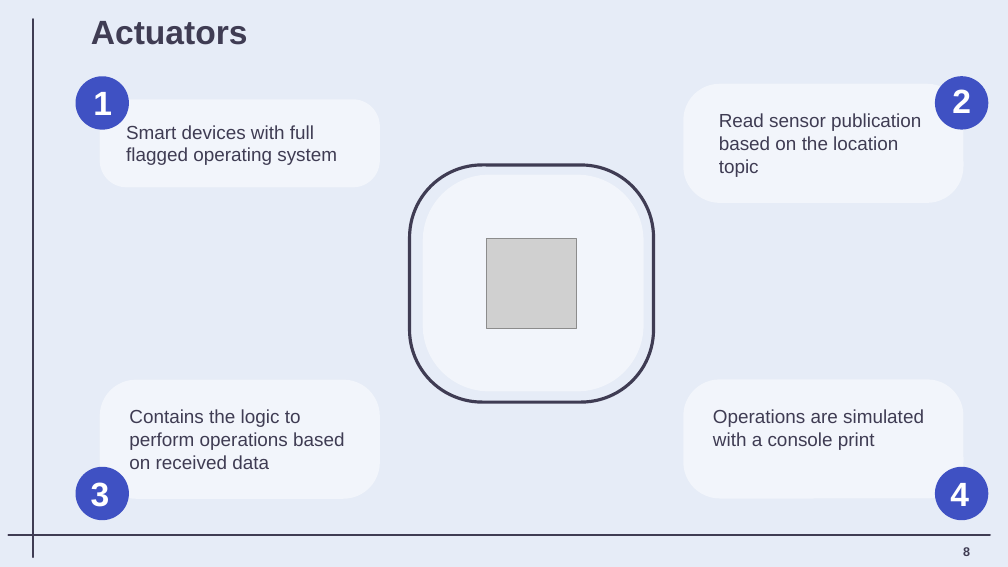
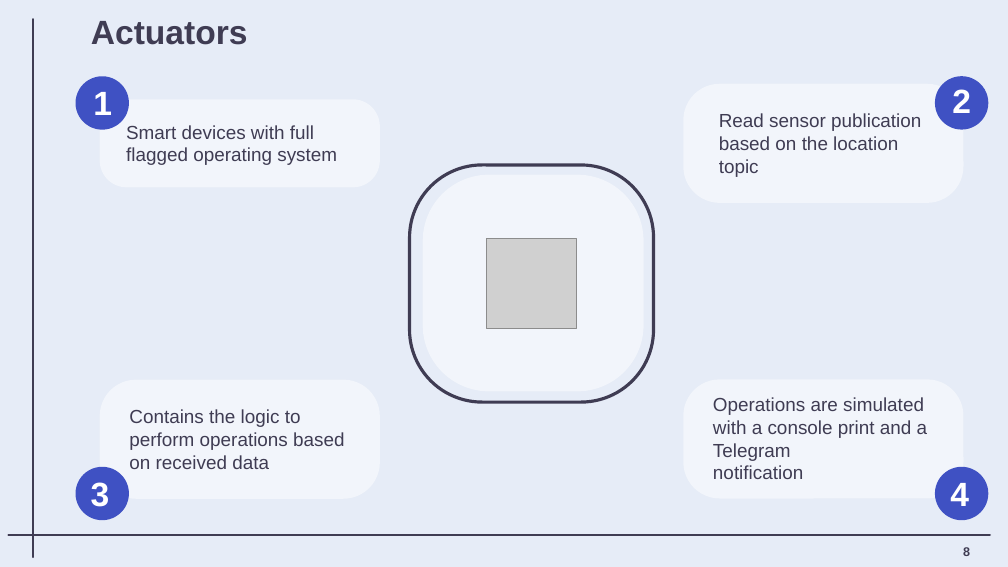
Before and after one commit to matteovisotto/MTDS-FinalProject, a slide deck: slide 9 of Presentation/MTDS_Presentation.pptx. Drawn at 1008x567 pixels with LibreOffice and Linux fonts; fonts in the diff are those of the drawing; grey boxes stand for pictures. Boxes give left, top, right and bottom in pixels: in the first picture for what was removed or moved away, otherwise in the second. Text is boxed around its words. In the diff, an @@ line names an element or a change of style, - is before the commit and + after.

```diff
--- a/Presentation/MTDS_Presentation.pptx
+++ b/Presentation/MTDS_Presentation.pptx
@@ text at (713, 397, 928, 479): text changed @@
-Operations are simulated with a console print
+Operations are simulated with a console print and a Telegram
+notification
```
Also in this commit, not shown: 2 other slides changed.
